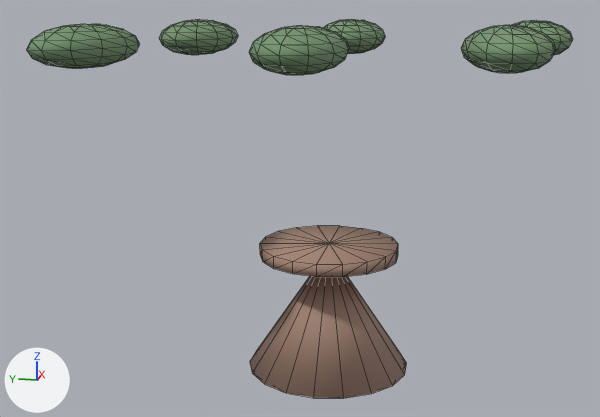
Two versions of the glTF model assets/models/plant.glb, one commit apart.
One viewpoint serves both versions: a 50 mm lens placed at (-1.941, -0.316, 0.885), pointed at (-0.018, 0.069, 0.404). Arrows for +X, +Y and +Z are at lower left; the lights stay in place. The older version comes first. Mesh edges are drawn as thin lines. Vertices at exactly the same position are counted once.

The older version as bpy lines, for what is in view:
```python
me_pot = bpy.data.meshes.new('Pot')
me_pot.from_pydata(...)  # 586 vertices, 1138 faces; spans x -0.545..0.545, y -0.567..0.567, z -0.15..0.695
# faces by material slot: [106, 1032]
me_pot.materials.append(mat_pot)  # beige #a68676
me_pot.materials.append(mat_leaf)  # greyish green #76956f
ob_plant = bpy.data.objects.new('plant', me_pot)
ob_plant.location = (0.0, 0.0, 0.15)
```
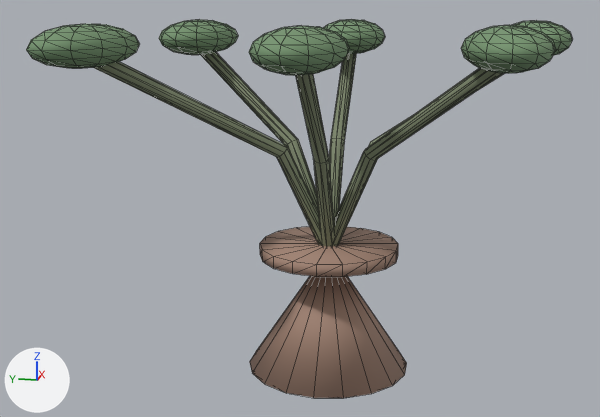
The change in detail:
Material 'Stem' (mat_stem) is new.
Its base color is (0.22, 0.26, 0.16) (greyish green #818b6f).
Its roughness is 0.75.
me_pot is used by ob_plant; location (0.0, 0.0, 0.15).
me_pot had 586 vertices, 1138 faces and spanned x -0.545..0.545, y -0.567..0.567, z -0.15..0.695.
me_pot now has 730 vertices, 1330 faces and spans x -0.545..0.545, y -0.567..0.567, z -0.15..0.695.
me_pot part 1: a new loose piece of 24 vertices spanning x -0.016..0.363, y -0.018..0.018, z 0.142..0.643, in mat_stem (greyish green #818b6f).
me_pot part 2: a new loose piece of 24 vertices spanning x -0.017..0.241, y -0.016..0.402, z 0.142..0.645, in mat_stem (greyish green #818b6f).
me_pot part 3: a new loose piece of 24 vertices spanning x -0.291..0.017, y -0.016..0.488, z 0.142..0.646, in mat_stem (greyish green #818b6f).
me_pot part 4: a new loose piece of 24 vertices spanning x -0.363..0.016, y -0.018..0.018, z 0.142..0.643, in mat_stem (greyish green #818b6f).
me_pot part 5: a new loose piece of 24 vertices spanning x -0.241..0.017, y -0.402..0.016, z 0.142..0.645, in mat_stem (greyish green #818b6f).
me_pot part 6: a new loose piece of 24 vertices spanning x -0.017..0.291, y -0.488..0.016, z 0.142..0.646, in mat_stem (greyish green #818b6f).
me_pot gains material mat_stem (greyish green #818b6f).

Location of each change, [x1, y1, x2, y2] in pixels of the pictures (600 x 417 px):
part 1 of me_pot, added
    after: [329, 53, 357, 219]
part 2 of me_pot, added
    after: [201, 52, 318, 209]
part 3 of me_pot, added
    after: [93, 61, 322, 245]
part 4 of me_pot, added
    after: [295, 74, 335, 246]
part 5 of me_pot, added
    after: [333, 68, 502, 246]
part 6 of me_pot, added (mostly hidden)
    after: [341, 73, 505, 239]
